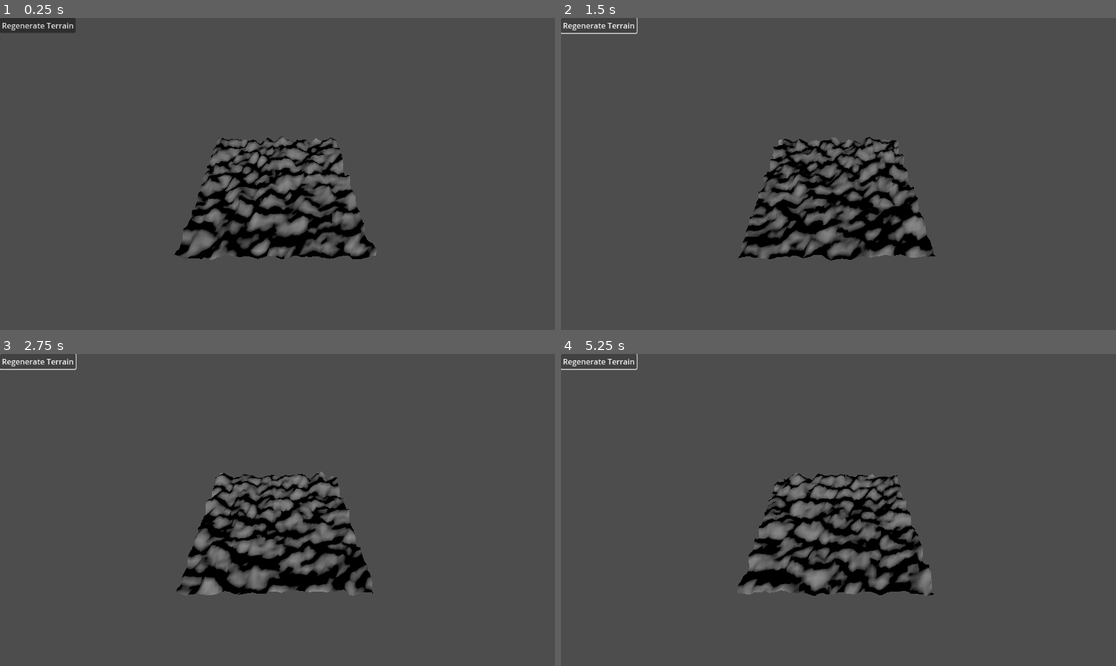
Above: before the commit, frames 1-4 (two rows, left to right).
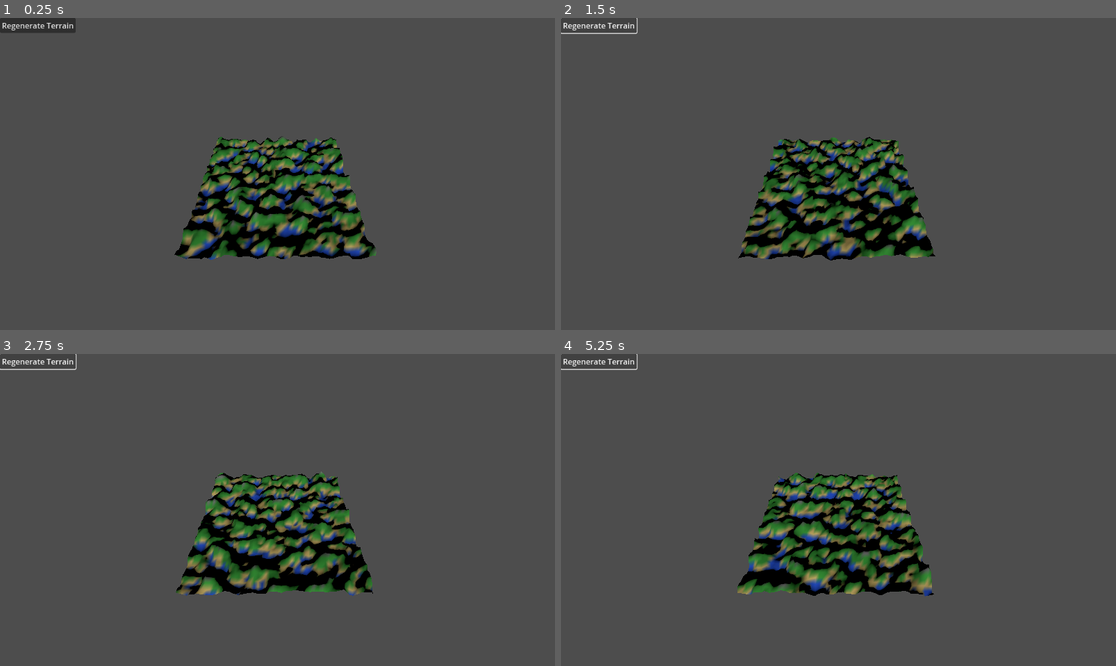
Above: after the commit, the same moments.

Repository: AstraaaV/Terrain-Brief
Game: Godot game, scene res://TerrainScene.tscn
Same seed, same stepped clock (60 frames per second), same inputs: the game is played once before the commit and once after it. The project has no main scene, so this scene is started directly.
Inputs:
- Up to frame 1 (0.25 s): no input
- Up to frame 2 (1.5 s): click "Regenerate Terrain" at 0.5 s; click "Regenerate Terrain" at 1.25 s
- Up to frame 3 (2.75 s): click "Regenerate Terrain" at 2 s
- Up to frame 4 (5.25 s): tap Enter at 2.75, 4.25 s; tap Space at 3.5, 5 s

The runs differ from the first frame. In frame 1, 5.9% of the frame differs, in the area x 32-68%, y 38-78%; in frame 2, 5.5%; in frame 3, 5.7%; in frame 4, 5.9%, in the area x 31-67%, y 38-78%.

Commit message:
Added colour
Added height to colour mapping

Diff:
--- a/Godot/terrain-brief/terrain.gd
+++ b/Godot/terrain-brief/terrain.gd
@@ -13,6 +13,7 @@
 
 # Used to generate Perlin Noise
 var noise := FastNoiseLite.new()
+var terrain_material: StandardMaterial3D
 
 # Called when the node enters the scene tree for the first time.
 func _ready():
@@ -24,6 +25,9 @@
 
 	# Uses random seed
 	noise.seed = randi()
+
+	terrain_material = StandardMaterial3D.new()
+	terrain_material.vertex_color_use_as_albedo = true
 
 	# Generate terrain mesh
 	generate_terrain()
@@ -50,13 +54,24 @@
 			var v4 = Vector3(x + 1, h4, z + 1)
 
 			# First triamgle
+			# Assign colours based on height
+			st.set_color(height_to_color(h1))
 			st.add_vertex(v1)
+
+			st.set_color(height_to_color(h2))
 			st.add_vertex(v2)
+
+			st.set_color(height_to_color(h3))
 			st.add_vertex(v3)
 
 			# Second triangle
+			st.set_color(height_to_color(h2))
 			st.add_vertex(v2)
+
+			st.set_color(height_to_color(h4))
 			st.add_vertex(v4)
+
+			st.set_color(height_to_color(h3))
 			st.add_vertex(v3)
 	# Auto gens normals for lighting
 	st.generate_normals()
@@ -64,6 +79,34 @@
 	# Clears old mesh and assigns new one
 	mesh = null
 	mesh = st.commit()
+
+	# Applies material so vertex colours are visible
+	mesh.surface_set_material(0, terrain_material)
+
+# Height -> colour mapping
+
+func height_to_color(height: float) -> Color:
+	var h = height / height_scale
+
+	# Water
+	if h < -0.2:
+		return Color(0.1, 0.3, 0.8) # Blue
+
+	# Sand
+	elif h < 0.0:
+		return Color(0.8, 0.7, 0.4) # Sandy
+
+	# Grass
+	elif h < 0.4:
+		return Color(0.2, 0.6, 0.2)	# Green
+
+	# Rock
+	elif h < 0.7:
+		return Color(0.5, 0.5, 0.5) # Greyish
+
+	# Snow
+	else:
+		return Color(1.0, 1.0, 1.0) # White
 
 # UI interaction - called when regenerate button is pressed
 func _on_button_pressed():
